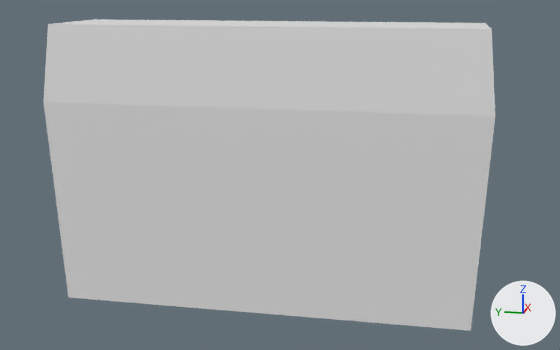
The Blender file box-3.blend, before and after one commit.
The view is the same before and after, from a 50 mm lens placed at (-25.21, -8.69, 5.94), pointed at (-0.03, -3.65, -0.36). Arrows for +X, +Y and +Z are at lower right; the lights stay in place. The older version comes first.

The first picture shows 'Bottom', 'Top'.
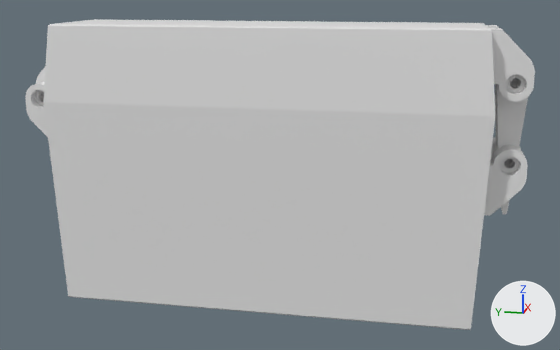
Commit message: update box 3

Patch to the scene script:
```diff
--- a/box-3.blend.py
+++ b/box-3.blend.py
@@ me_cube_002 @@
 # used by ob_bottom; location = (0.0, -3.3, -4.2); scale = (3.5, 13.7, 1.0)
-me_cube_002.from_pydata(...)  # 24 vertices, 18 faces; spans x -0.56..0.56, y -0.52..0.52, z -0.5..6.4
+me_cube_002.from_pydata(...)  # 2736 vertices, 1412 faces; spans x -1.95..1.95, y -11.54..4.85, z -4.7..2.7
+# me_cube_002 part 1: 24 vertices removed from x -0.56..0.56, y -0.52..0.52, z -0.5..6.4; 2736 vertices added at x -1.95..1.95, y -11.54..4.85, z -4.7..2.7
@@ me_cube_005 @@
 # used by ob_top; location = (0.0, -3.3, 3.42); scale = (3.5, 13.7, 1.0)
-me_cube_005.from_pydata(...)  # 20 vertices, 14 faces; spans x -0.56..0.56, y -0.52..0.52, z -1.23..1.27
+me_cube_005.from_pydata(...)  # 1776 vertices, 914 faces; spans x -31.81..0.97, y -3.37..2.63, z -1.04..2.86
+# me_cube_005 part 2: 20 vertices removed from x -0.56..0.56, y -0.52..0.52, z -1.23..1.27; 1776 vertices added at x -31.81..0.97, y -3.37..2.63, z -1.04..2.86
@@ me_cylinder_015 @@
+me_cylinder_015.from_pydata(...)  # 542 vertices, 275 faces; spans x -0.51..0.48, y -0.54..0.54, z -3.77..0.96
@@ ob_bottom @@
 ob_bottom = bpy.data.objects.new('Bottom', me_cube_002)
-ob_bottom.location = (0.0, -3.3, -4.2)
-ob_bottom.scale = (3.5, 13.7, 1.0)
+ob_bottom.location = (0.0, 0.0, 0.0)
@@ ob_top @@
 ob_top = bpy.data.objects.new('Top', me_cube_005)
-ob_top.location = (0.0, -3.3, 3.42)
-ob_top.scale = (3.5, 13.7, 1.0)
+ob_top.location = (-0.91, -11.05, 3.01)
+ob_top.rotation_euler = (1.571, 0.0, 1.571)  # degrees (90, 0, 90)
+ob_top.scale = (-0.5, -0.5, 1.0)
@@ ob_clip_modified @@
+ob_clip_modified = bpy.data.objects.new('Clip Modified', me_cylinder_015)
+ob_clip_modified.location = (0.05, -11.06, 2.59)
+ob_clip_modified.rotation_euler = (0.0, 0.0, -1.571)  # degrees (0, 0, -90)
```

Pixel boxes [x1, y1, x2, y2] of what changed, in the pictures (560 x 350 px):
'Bottom', reshaped, moved, rescaled (11% wider, 8% taller): before [43, 102, 495, 331]; after [25, 82, 528, 330]
'Top', reshaped, moved, turned, rescaled: before [43, 19, 495, 116]; after [36, 19, 535, 116]
'Clip Modified', added: after [495, 78, 528, 214]
